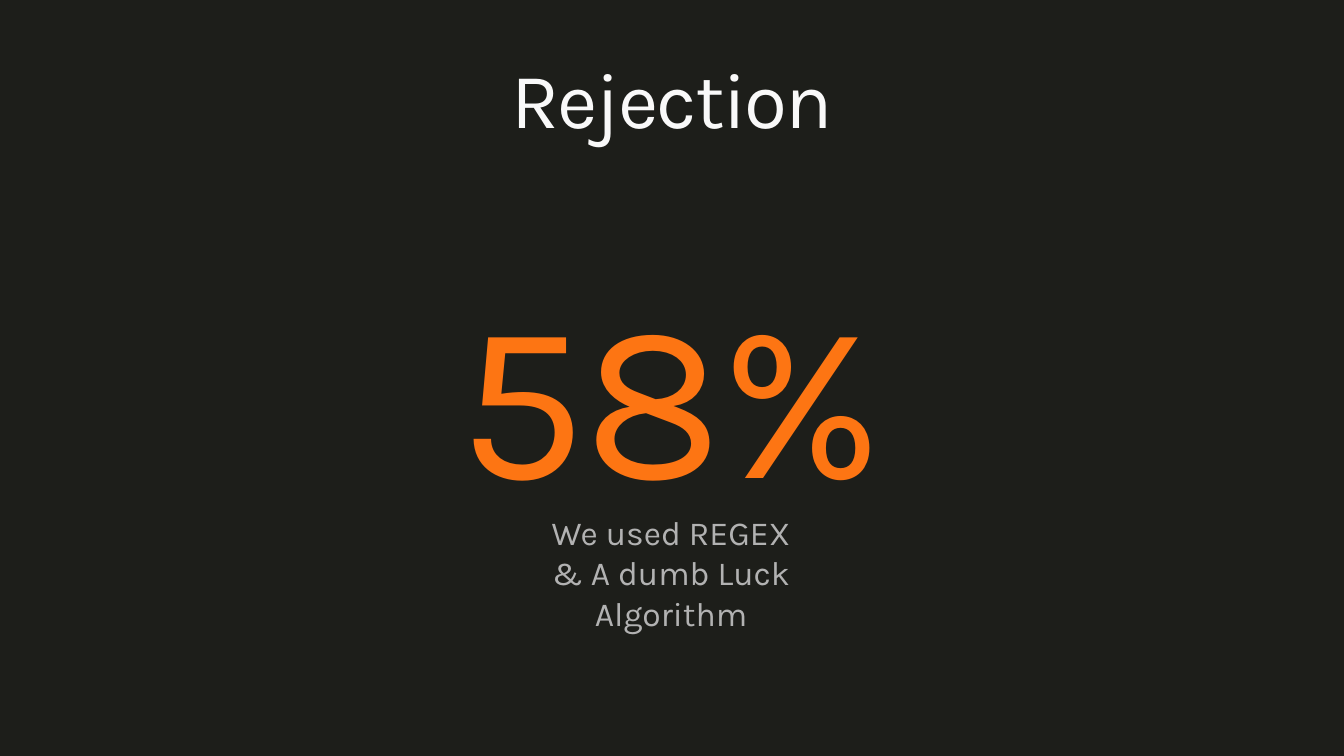
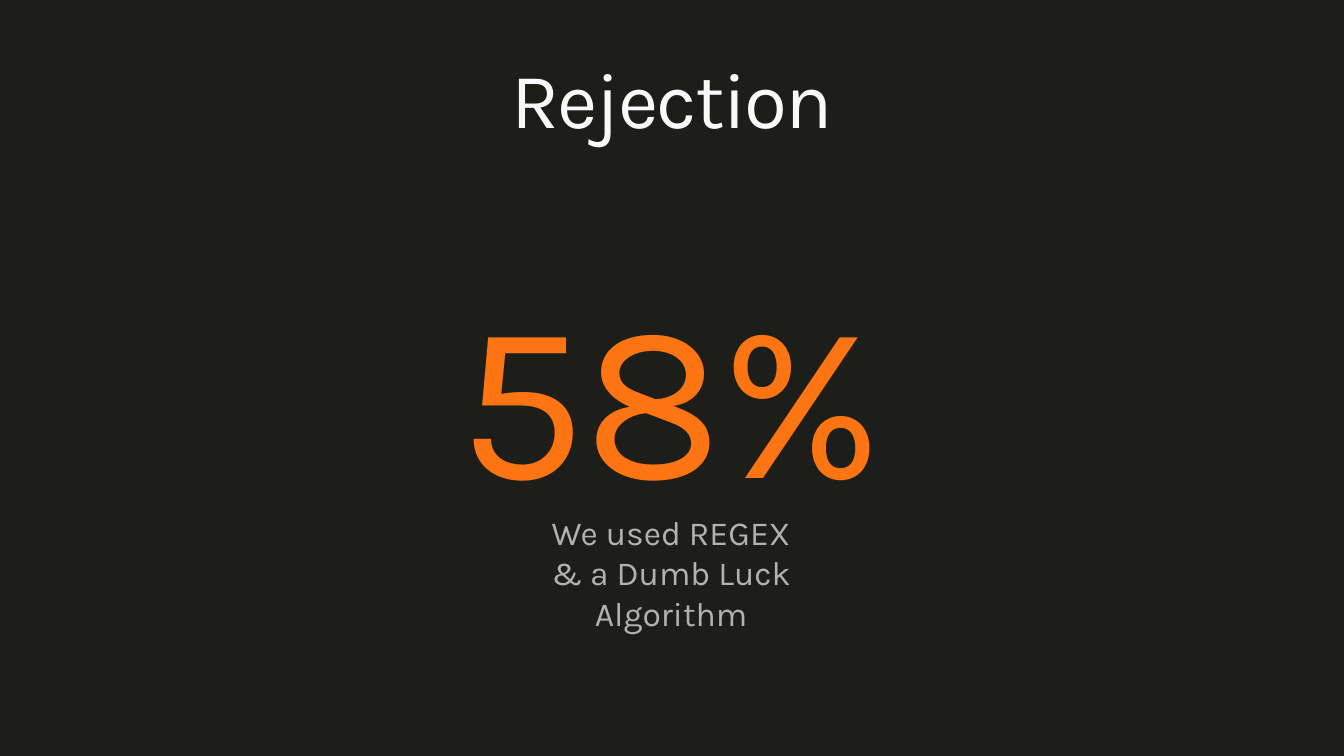
Before and after one commit to GalaxyPickle/AI9000, a slide deck: slide 3 of pres.pptx. Drawn at 1344x756 pixels with LibreOffice and Linux fonts; fonts in the diff are those of the drawing; background and template pictures are left out. Boxes give left, top, right and bottom in pixels: in the first picture for what was removed or moved away, otherwise in the second. Text is boxed around its words. In the diff, an @@ line names an element or a change of style, - is before the commit and + after.

Commit message:
presentation finished and PDF now in git

```diff
--- a/pres.pptx
+++ b/pres.pptx
@@ text at <box>590,562,790,634</box>: text changed @@
-& A dumb Luck Algorithm
+& a Dumb Luck Algorithm
```
Also in this commit, not shown: 1 other slide changed, 3 slides added, 1 other file.
